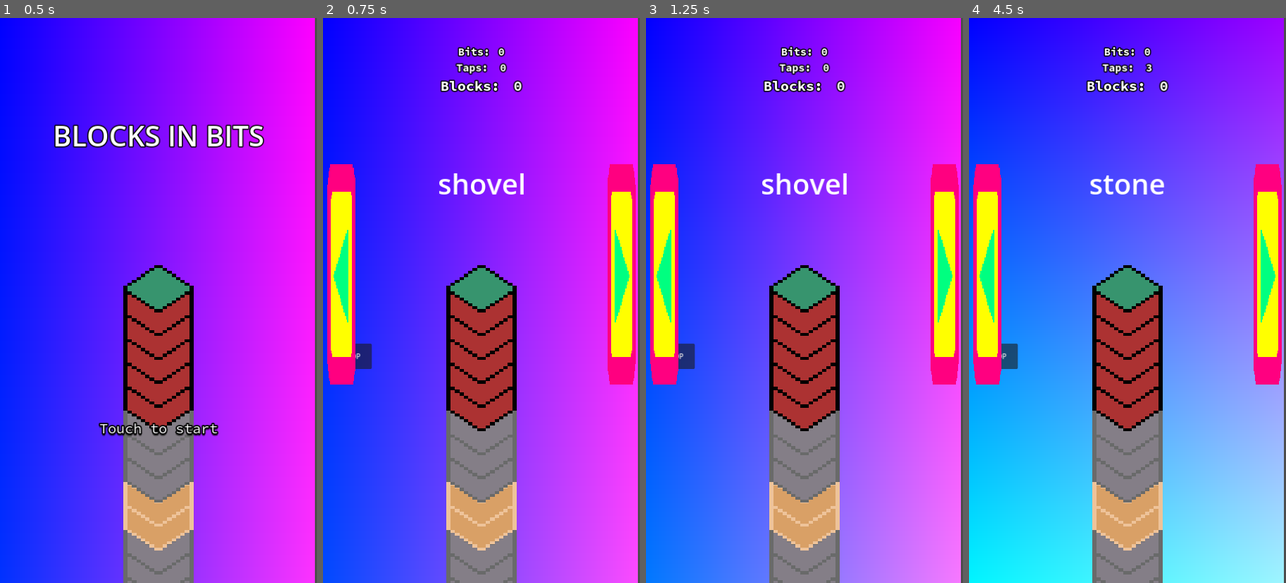
Above: before the commit, frames 1-4 (left to right).
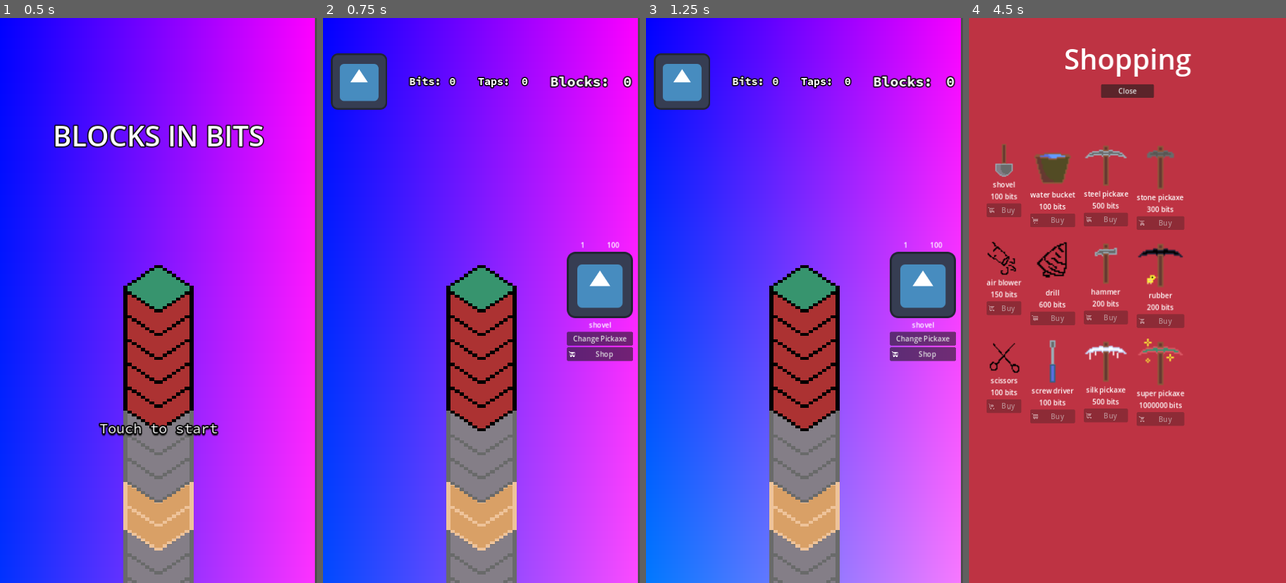
Above: after the commit, the same moments.

Repository: tfcb93/block-in-bits
Game: Godot game, scene res://Scenes/game.tscn
The game is run twice, just before and just after one commit, with the same random seed, the same clock (stepped at 60 frames per second) and the same inputs. The engine's default icon, where the game draws it, is replaced by a stand-in: a white triangle on a blue panel in a dark square.
Inputs (mouse positions are in pixels of both pictures, inside the frame that each line leads up to):
- Up to frame 1 (0.5 s): no input
- Up to frame 2 (0.75 s): move the mouse to (551, 272) at 0.52 s; click (551, 272) at 0.67 s
- Up to frame 3 (1.25 s): no input
- Up to frame 4 (4.5 s): click (988, 272) at 1.27 s; click (1000, 80) at 2.02 s; click (1244, 340) at 2.75 s, where only the run after the commit has a clickable "Change Pickaxe"; click (997, 357) at 3.5 s, where only the run before the commit has a clickable "SHOP"; click (1244, 351) at 4.25 s, where only the run after the commit has a clickable "Shop"

Frame 1 is identical in both runs. In frame 2, 13% of the frame differs, in the area x 1-99%, y 4-65%; in frame 3, 13%; in frame 4, 98%, in the area x 0-100%, y 0-100%.

Commit message:
changes a bunch of stuff in the layout

Diff:
--- a/Scenes/counters.tscn
+++ /dev/null
@@ -1,80 +0,0 @@
-[gd_scene load_steps=4 format=3 uid="uid://c1msyiewppjed"]
-
-[ext_resource type="Script" path="res://Scripts/counters.gd" id="1_jsouc"]
-[ext_resource type="LabelSettings" uid="uid://d0gbpphwi3rbk" path="res://Resources/Settings/taps_label_settings.tres" id="2_eh54w"]
-[ext_resource type="LabelSettings" uid="uid://cintqeieolxjl" path="res://Resources/Settings/blocks_label_settings.tres" id="3_2uys3"]
-
-[node name="Counters" type="CanvasLayer"]
-script = ExtResource("1_jsouc")
-
-[node name="VBoxContainer" type="VBoxContainer" parent="."]
-anchors_preset = 5
-anchor_left = 0.5
-anchor_right = 0.5
-offset_left = -91.5
-offset_top = 61.0
-offset_right = 91.5
-offset_bottom = 143.0
-grow_horizontal = 2
-
-[node name="Points Container" type="CenterContainer" parent="VBoxContainer"]
-layout_mode = 2
-
-[node name="HSplitContainer" type="HBoxContainer" parent="VBoxContainer/Points Container"]
-layout_mode = 2
-
-[node name="Points Label" type="Label" parent="VBoxContainer/Points Container/HSplitContainer"]
-layout_mode = 2
-text = "Bits: "
-label_settings = ExtResource("2_eh54w")
-
-[node name="Points" type="Label" parent="VBoxContainer/Points Container/HSplitContainer"]
-layout_mode = 2
-text = "0"
-label_settings = ExtResource("2_eh54w")
-
-[node name="Slash" type="Label" parent="VBoxContainer/Points Container/HSplitContainer"]
-visible = false
-layout_mode = 2
-text = "/"
-label_settings = ExtResource("2_eh54w")
-
-[node name="Next Level Points" type="Label" parent="VBoxContainer/Points Container/HSplitContainer"]
-visible = false
-layout_mode = 2
-text = "0"
-label_settings = ExtResource("2_eh54w")
-
-[node name="Taps Container" type="CenterContainer" parent="VBoxContainer"]
-layout_mode = 2
-
-[node name="HSplitContainer" type="HSplitContainer" parent="VBoxContainer/Taps Container"]
-layout_mode = 2
-dragger_visibility = 1
-
-[node name="Taps Label" type="Label" parent="VBoxContainer/Taps Container/HSplitContainer"]
-layout_mode = 2
-text = "Taps: "
-label_settings = ExtResource("2_eh54w")
-
-[node name="Taps" type="Label" parent="VBoxContainer/Taps Container/HSplitContainer"]
-layout_mode = 2
-text = "0"
-label_settings = ExtResource("2_eh54w")
-
-[node name="Blocks Container" type="CenterContainer" parent="VBoxContainer"]
-layout_mode = 2
-
-[node name="HSplitContainer2" type="HSplitContainer" parent="VBoxContainer/Blocks Container"]
-layout_mode = 2
-dragger_visibility = 1
-
-[node name="Blocks Label" type="Label" parent="VBoxContainer/Blocks Container/HSplitContainer2"]
-layout_mode = 2
-text = "Blocks: "
-label_settings = ExtResource("3_2uys3")
-
-[node name="Blocks" type="Label" parent="VBoxContainer/Blocks Container/HSplitContainer2"]
-layout_mode = 2
-text = "0"
-label_settings = ExtResource("3_2uys3")
--- a/Scenes/game.tscn
+++ b/Scenes/game.tscn
@@ -1,15 +1,14 @@
-[gd_scene load_steps=12 format=3 uid="uid://xvjacwyfgsyp"]
+[gd_scene load_steps=11 format=3 uid="uid://xvjacwyfgsyp"]
 
 [ext_resource type="Script" path="res://Scripts/game.gd" id="1_25r8w"]
 [ext_resource type="PackedScene" uid="uid://cjlt1jaav3kox" path="res://Scenes/test_corners.tscn" id="2_ohe75"]
-[ext_resource type="PackedScene" uid="uid://c1msyiewppjed" path="res://Scenes/counters.tscn" id="2_pugvt"]
 [ext_resource type="PackedScene" uid="uid://cuexpb3pghlwj" path="res://Scenes/block_pile.tscn" id="3_hjkes"]
-[ext_resource type="PackedScene" uid="uid://dx68lqtpduw7b" path="res://Scenes/picaxe_selector.tscn" id="4_k0xen"]
 [ext_resource type="PackedScene" uid="uid://csppqky04k64o" path="res://Scenes/central_screen_text.tscn" id="5_tfyk2"]
 [ext_resource type="PackedScene" uid="uid://b3gvjwdsaaa65" path="res://Scenes/background.tscn" id="6_2hb4t"]
 [ext_resource type="PackedScene" uid="uid://bvdotdi1t80tg" path="res://Scenes/start_screen.tscn" id="7_lre40"]
 [ext_resource type="PackedScene" uid="uid://3ri8srhpwkac" path="res://Scenes/pickaxe_bag.tscn" id="8_upw6x"]
 [ext_resource type="PackedScene" uid="uid://csttkv7omrvrp" path="res://Scenes/game_over.tscn" id="10_2jao5"]
+[ext_resource type="PackedScene" uid="uid://rhxdumjd6cfd" path="res://Scenes/ui.tscn" id="10_qd7wo"]
 [ext_resource type="PackedScene" uid="uid://y1vbj40iecwn" path="res://Scenes/shopping.tscn" id="11_io7s5"]
 
 [node name="Game" type="Node2D"]
@@ -21,11 +20,7 @@
 [node name="Test Corners" parent="." instance=ExtResource("2_ohe75")]
 visible = false
 
-[node name="Selector" parent="." instance=ExtResource("4_k0xen")]
-
 [node name="Block Pile" parent="." instance=ExtResource("3_hjkes")]
-
-[node name="Counters" parent="." instance=ExtResource("2_pugvt")]
 
 [node name="Central Screen Text" parent="." instance=ExtResource("5_tfyk2")]
 
@@ -35,14 +30,7 @@
 
 [node name="Game Over" parent="." instance=ExtResource("10_2jao5")]
 
-[node name="Button" type="Button" parent="."]
-offset_left = 15.0
-offset_top = 738.0
-offset_right = 111.0
-offset_bottom = 795.0
-text = "SHOP"
-
 [node name="Shopping" parent="." instance=ExtResource("11_io7s5")]
 visible = false
 
-[connection signal="button_down" from="Button" to="." method="_on_button_button_down"]
+[node name="UI" parent="." instance=ExtResource("10_qd7wo")]
--- /dev/null
+++ b/Scenes/header.tscn
@@ -0,0 +1,82 @@
+[gd_scene load_steps=5 format=3 uid="uid://c1msyiewppjed"]
+
+[ext_resource type="Script" path="res://Scripts/header.gd" id="1_kv25w"]
+[ext_resource type="Texture2D" uid="uid://cpc3ojrt0sux4" path="res://icon.svg" id="2_bv02a"]
+[ext_resource type="LabelSettings" uid="uid://d0gbpphwi3rbk" path="res://Resources/Settings/taps_label_settings.tres" id="2_eh54w"]
+[ext_resource type="LabelSettings" uid="uid://cintqeieolxjl" path="res://Resources/Settings/blocks_label_settings.tres" id="3_2uys3"]
+
+[node name="Header" type="HBoxContainer"]
+anchors_preset = 10
+anchor_right = 1.0
+offset_top = 80.0
+offset_bottom = 208.0
+grow_horizontal = 2
+theme_override_constants/separation = 50
+alignment = 1
+script = ExtResource("1_kv25w")
+
+[node name="TextureButton" type="TextureButton" parent="."]
+layout_mode = 2
+texture_normal = ExtResource("2_bv02a")
+
+[node name="Points Container" type="CenterContainer" parent="."]
+layout_mode = 2
+
+[node name="HSplitContainer" type="HBoxContainer" parent="Points Container"]
+layout_mode = 2
+
+[node name="Points Label" type="Label" parent="Points Container/HSplitContainer"]
+layout_mode = 2
+text = "Bits: "
+label_settings = ExtResource("2_eh54w")
+
+[node name="Points" type="Label" parent="Points Container/HSplitContainer"]
+layout_mode = 2
+text = "0"
+label_settings = ExtResource("2_eh54w")
+
+[node name="Slash" type="Label" parent="Points Container/HSplitContainer"]
+visible = false
+layout_mode = 2
+text = "/"
+label_settings = ExtResource("2_eh54w")
+
+[node name="Next Level Points" type="Label" parent="Points Container/HSplitContainer"]
+visible = false
+layout_mode = 2
+text = "0"
+label_settings = ExtResource("2_eh54w")
+
+[node name="Taps Container" type="CenterContainer" parent="."]
+layout_mode = 2
+
+[node name="HSplitContainer" type="HSplitContainer" parent="Taps Container"]
+layout_mode = 2
+dragger_visibility = 1
+
+[node name="Taps Label" type="Label" parent="Taps Container/HSplitContainer"]
+layout_mode = 2
+text = "Taps: "
+label_settings = ExtResource("2_eh54w")
+
+[node name="Taps" type="Label" parent="Taps Container/HSplitContainer"]
+layout_mode = 2
+text = "0"
+label_settings = ExtResource("2_eh54w")
+
+[node name="Blocks Container" type="CenterContainer" parent="."]
+layout_mode = 2
+
+[node name="HSplitContainer2" type="HSplitContainer" parent="Blocks Container"]
+layout_mode = 2
+dragger_visibility = 1
+
+[node name="Blocks Label" type="Label" parent="Blocks Container/HSplitContainer2"]
+layout_mode = 2
+text = "Blocks: "
+label_settings = ExtResource("3_2uys3")
+
+[node name="Blocks" type="Label" parent="Blocks Container/HSplitContainer2"]
+layout_mode = 2
+text = "0"
+label_settings = ExtResource("3_2uys3")
--- /dev/null
+++ b/Scenes/picaxe_popup.tscn
@@ -0,0 +1,56 @@
+[gd_scene load_steps=4 format=3 uid="uid://dx68lqtpduw7b"]
+
+[ext_resource type="Script" path="res://Scripts/picaxe_popup.gd" id="1_dyclj"]
+[ext_resource type="Texture2D" uid="uid://cpc3ojrt0sux4" path="res://icon.svg" id="3_0fis2"]
+[ext_resource type="Texture2D" uid="uid://tk4stja7wsmm" path="res://Resources/Images/shopping-icon.png" id="4_7r8gw"]
+
+[node name="Pickaxe Popup" type="VBoxContainer"]
+anchors_preset = 6
+anchor_left = 1.0
+anchor_top = 0.5
+anchor_right = 1.0
+anchor_bottom = 0.5
+offset_left = -166.0
+offset_top = -155.5
+offset_right = -16.0
+offset_bottom = 155.5
+grow_horizontal = 0
+grow_vertical = 2
+alignment = 1
+script = ExtResource("1_dyclj")
+
+[node name="HBoxContainer" type="HBoxContainer" parent="."]
+layout_mode = 2
+theme_override_constants/separation = 50
+alignment = 1
+
+[node name="Total pickaxes" type="Label" parent="HBoxContainer"]
+layout_mode = 2
+text = "0"
+
+[node name="Life" type="Label" parent="HBoxContainer"]
+layout_mode = 2
+text = "0"
+
+[node name="Actual Pickaxe Image" type="TextureRect" parent="."]
+layout_mode = 2
+texture = ExtResource("3_0fis2")
+expand_mode = 4
+
+[node name="Actual Pickaxe Label" type="Label" parent="."]
+layout_mode = 2
+text = "Pickaxe"
+horizontal_alignment = 1
+
+[node name="Change Pickaxe" type="Button" parent="."]
+layout_mode = 2
+text = "Change Pickaxe
+"
+
+[node name="Shop" type="Button" parent="."]
+layout_mode = 2
+text = "Shop"
+icon = ExtResource("4_7r8gw")
+
+[connection signal="button_down" from="Change Pickaxe" to="." method="_on_change_pickaxe_button_down"]
+[connection signal="button_down" from="Shop" to="." method="_on_shop_button_down"]
--- a/Scenes/picaxe_selector.tscn
+++ /dev/null
@@ -1,43 +0,0 @@
-[gd_scene load_steps=4 format=3 uid="uid://dx68lqtpduw7b"]
-
-[ext_resource type="Script" path="res://Scripts/picaxe_selector.gd" id="1_dyclj"]
-[ext_resource type="Texture2D" uid="uid://c1r77mvi36v3l" path="res://Resources/Images/button.png" id="2_5k6lc"]
-
-[sub_resource type="LabelSettings" id="LabelSettings_gnujf"]
-font_size = 64
-
-[node name="Selector" type="CanvasLayer"]
-script = ExtResource("1_dyclj")
-
-[node name="Previous" type="TextureButton" parent="."]
-texture_filter = 1
-offset_left = 10.0
-offset_top = 331.0
-offset_right = 74.0
-offset_bottom = 831.0
-texture_normal = ExtResource("2_5k6lc")
-stretch_mode = 0
-flip_h = true
-
-[node name="Actual" type="Label" parent="."]
-offset_left = 261.0
-offset_top = 331.0
-offset_right = 459.0
-offset_bottom = 419.0
-text = "Picaxe"
-label_settings = SubResource("LabelSettings_gnujf")
-horizontal_alignment = 1
-vertical_alignment = 1
-justification_flags = 161
-
-[node name="Next" type="TextureButton" parent="."]
-texture_filter = 1
-offset_left = 646.0
-offset_top = 331.0
-offset_right = 710.0
-offset_bottom = 831.0
-texture_normal = ExtResource("2_5k6lc")
-stretch_mode = 0
-
-[connection signal="button_down" from="Previous" to="." method="_on_previous_button_down"]
-[connection signal="button_down" from="Next" to="." method="_on_next_button_down"]
--- /dev/null
+++ b/Scenes/test_button.tscn
@@ -0,0 +1,14 @@
+[gd_scene format=3 uid="uid://dbrhskic2m30l"]
+
+[node name="Button" type="Button"]
+offset_right = 492.0
+offset_bottom = 412.0
+text = "TEST"
+
+[node name="Control" type="Control" parent="."]
+layout_mode = 1
+anchors_preset = 15
+anchor_right = 1.0
+anchor_bottom = 1.0
+grow_horizontal = 2
+grow_vertical = 2
--- /dev/null
+++ b/Scenes/ui.tscn
@@ -0,0 +1,10 @@
+[gd_scene load_steps=3 format=3 uid="uid://rhxdumjd6cfd"]
+
+[ext_resource type="PackedScene" uid="uid://c1msyiewppjed" path="res://Scenes/header.tscn" id="1_mvr4k"]
+[ext_resource type="PackedScene" uid="uid://dx68lqtpduw7b" path="res://Scenes/picaxe_popup.tscn" id="2_tgfxg"]
+
+[node name="UI" type="CanvasLayer"]
+
+[node name="Header" parent="." instance=ExtResource("1_mvr4k")]
+
+[node name="Selector" parent="." instance=ExtResource("2_tgfxg")]
--- a/Scripts/events.gd
+++ b/Scripts/events.gd
@@ -10,9 +10,9 @@
 
 signal pickaxe_type_changed(type: String);
 
-signal open_shopping;
+signal open_shop;
 
-signal close_shopping;
+signal close_shop;
 
 signal add_bits;
 
--- a/Scripts/game.gd
+++ b/Scripts/game.gd
@@ -1,21 +1,19 @@
 extends Node2D
 
-@onready var counters_node := $Counters;
+@onready var ui := $UI;
 @onready var pickaxe_bag := $"Pickaxe Bag";
 @onready var block_pile := $"Block Pile";
-@onready var selector := $Selector;
 @onready var game_over_screen := $"Game Over";
-@onready var shop_button := $Button;
 
 var counter_value := 0;
 
 func _ready() -> void:
-	counters_node.visible = false;
+	ui.visible = false;
 	game_over_screen.visible = false;
-	selector.visible = false;
-	shop_button.visible = false;
 	var screensize := get_viewport_rect().size;
 
+	Events.connect("open_shop", _on_open_shop);
+	Events.connect("close_shop", _on_close_shop);
 	Events.connect("discount_bits", _on_bought_item);
 	Events.connect("add_bits", _on_add_bits);
 
@@ -25,9 +23,7 @@
 			if not Globals.game_start:
 				Globals.game_start = true;
 				$"Start Screen".visible = false;
-				counters_node.visible = true;
-				selector.visible = true;
-				shop_button.visible = true;
+				ui.visible = true;
 			else:
 				Globals.total_taps += 1;
 				block_tap_action();
@@ -43,9 +39,6 @@
 	Globals.actual_block_points += data[2];
 
 
-func _on_button_button_down() -> void:
-	Events.emit_signal("open_shopping");
-
 func _on_bought_item(value: int) -> void:
 	Globals.total_player_points -= value;
 	Events.emit_signal("bits_discounted");
@@ -53,3 +46,8 @@
 
 func _on_add_bits() -> void:
 	Globals.total_player_points += Globals.actual_block_points;
+
+func _on_open_shop() -> void:
+	ui.visible = false;
+func _on_close_shop() -> void:
+	ui.visible = true;
--- a/Scripts/globals.gd
+++ b/Scripts/globals.gd
@@ -12,6 +12,8 @@
 const block_life := {"earth" = 3, "stone" = 10, "coal" = 20, "metal" = 50};
 
 var actual_picaxe_type: String;
+var actual_picaxe_life: int;
+var actual_picaxe_qtd: int;
 var actual_block_type: String;
 
 var total_player_points:int = 0;
--- a/Scripts/counters.gd
+++ b/Scripts/header.gd
@@ -1,9 +1,9 @@
-extends CanvasLayer;
+extends HBoxContainer;
 
-@onready var counter_taps := $"VBoxContainer/Taps Container/HSplitContainer/Taps";
-@onready var counter_blocks := $"VBoxContainer/Blocks Container/HSplitContainer2/Blocks";
-@onready var counter_points := $"VBoxContainer/Points Container/HSplitContainer/Points";
-@onready var next_level_points := $"VBoxContainer/Points Container/HSplitContainer/Next Level Points";
+@onready var counter_taps := $"Taps Container/HSplitContainer/Taps";
+@onready var counter_blocks := $"Blocks Container/HSplitContainer2/Blocks";
+@onready var counter_points := $"Points Container/HSplitContainer/Points";
+@onready var next_level_points := $"Points Container/HSplitContainer/Next Level Points";
 
 func _ready() -> void:
 	next_level_points.text = str(Globals.next_checkpoint_points);
--- /dev/null
+++ b/Scripts/picaxe_popup.gd
@@ -0,0 +1,25 @@
+extends VBoxContainer;
+
+@onready var actual_label := $"Actual Pickaxe Label";
+@onready var actual_qtd := $"HBoxContainer/Total pickaxes";
+@onready var actual_life := $HBoxContainer/Life;
+
+func _ready() -> void:
+	Events.connect("pickaxe_type_changed", _on_change_pickaxe_type);
+	Events.connect("tap", _on_tap);
+	actual_label.text = Globals.actual_picaxe_type;
+	actual_life.text = str(Globals.actual_picaxe_life);
+	actual_qtd.text = str(Globals.actual_picaxe_qtd);
+
+func _on_change_pickaxe_type(type: String) -> void:
+	actual_label.text = type;
+
+func _on_shop_button_down() -> void:
+	Events.emit_signal("open_shop");
+
+func _on_change_pickaxe_button_down() -> void:
+	Events.emit_signal("change_pickaxe_type", "next");
+
+func _on_tap() -> void:
+	actual_life.text = str(Globals.actual_picaxe_life);
+	actual_qtd.text = str(Globals.actual_picaxe_qtd);
--- a/Scripts/picaxe_selector.gd
+++ /dev/null
@@ -1,18 +0,0 @@
-extends CanvasLayer;
-
-@onready var actual_label := $Actual;
-
-func _ready() -> void:
-	Events.connect("pickaxe_type_changed", _on_change_pickaxe_type);
-	print(Globals.actual_picaxe_type)
-	actual_label.text = Globals.actual_picaxe_type;
-
-func _on_change_pickaxe_type(type: String) -> void:
-		actual_label.text = type;
-
-func _on_next_button_down() -> void:
-	Events.emit_signal("change_pickaxe_type", "next");
-
-
-func _on_previous_button_down() -> void:
-	Events.emit_signal("change_pickaxe_type", "previous");
--- a/Scripts/pickaxe_bag.gd
+++ b/Scripts/pickaxe_bag.gd
@@ -32,11 +32,14 @@
 
 func set_actual_pickaxe(type: String) -> void:
 	actual_pickaxe_name = type;
-	Globals.actual_picaxe_type = actual_pickaxe_name
+	Globals.actual_picaxe_type = actual_pickaxe_name;
+	Globals.actual_picaxe_qtd = pickaxe_quantities[type];
+	Globals.actual_picaxe_life = pickaxe_actual_lives[type];
 	Events.emit_signal("pickaxe_type_changed", actual_pickaxe_name);
 
 func set_actual_pickaxe_damage(value: int) -> void:
 	pickaxe_actual_lives[actual_pickaxe_name] -= value;
+	Globals.actual_picaxe_life = pickaxe_actual_lives[actual_pickaxe_name];
 
 func _on_change_pickaxe_type(dir: String) -> void:
 	var actual_types:Array = pickaxe_quantities.keys();
@@ -62,6 +65,7 @@
 	else:
 		pickaxe_actual_lives[type] = BAP.pickaxe_information[type].life_at_start;
 		pickaxe_quantities[type] = value;
+	Globals.actual_picaxe_qtd = pickaxe_quantities[type];
 
 func remove_pickaxe_qtd(type: String) -> void:
 	pickaxe_quantities.erase(type);
--- a/Scripts/shopping.gd
+++ b/Scripts/shopping.gd
@@ -16,7 +16,7 @@
 		new_item.change_product_price(pickaxe_data.price);
 		new_item.change_product_picture("res://Resources/Images/Pickaxes/%s.png" % pickaxe_data.image_name);
 
-	Events.connect("open_shopping", _on_shopping_open);
+	Events.connect("open_shop", _on_shopping_open);
 
 func _on_shopping_open() -> void:
 	visible = true;
@@ -26,4 +26,4 @@
 func _on_close_button_down() -> void:
 	Globals.game_stop = false;
 	visible = false;
-	Events.emit_signal("close_shopping");
+	Events.emit_signal("close_shop");
--- a/Scripts/shopping_item.gd
+++ b/Scripts/shopping_item.gd
@@ -10,7 +10,7 @@
 
 func _ready() -> void:
 	Events.connect("bits_discounted", _on_discounted_bits);
-	Events.connect("open_shopping", _on_shopping_open);
+	Events.connect("open_shop", _on_shopping_open);
 
 func change_product_name(new_name: String) -> void:
 	item_name.text = new_name;
